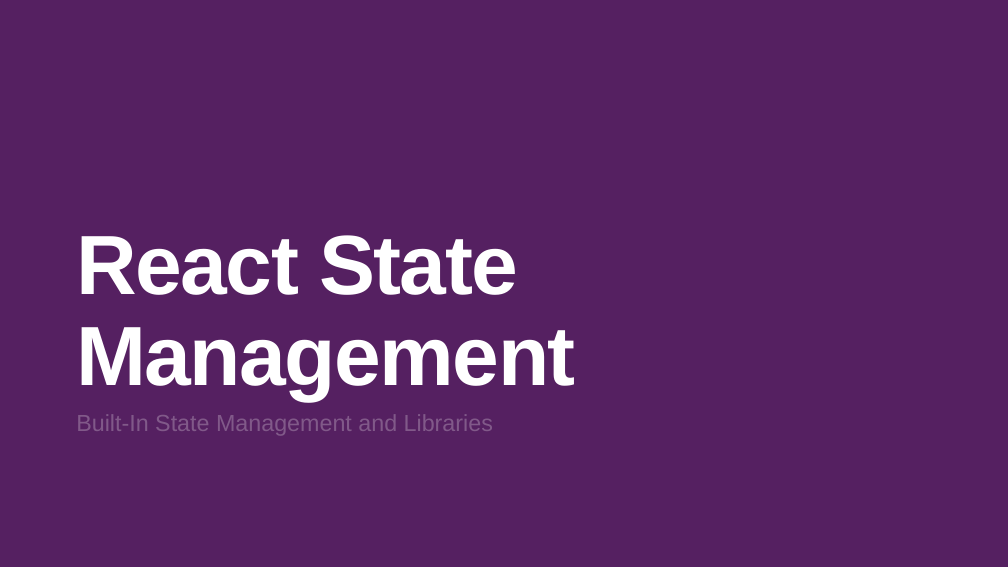
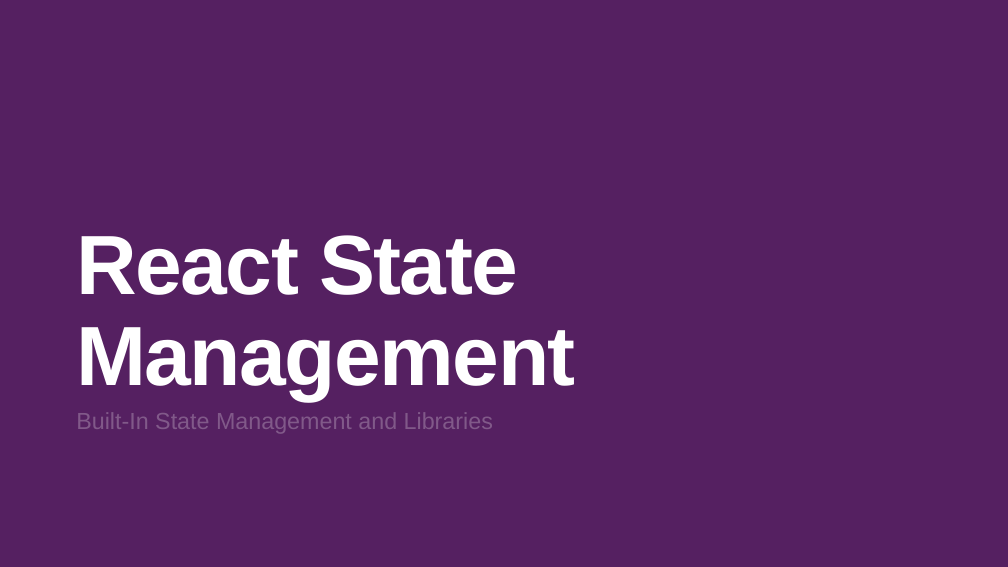
Before and after one commit to davidlambl/Lunch-and-Learns, a slide deck: slide 1 of Powerpoint Deck/React-State-Management.pptx. Drawn at 1008x567 pixels with LibreOffice and Linux fonts; fonts in the diff are those of the drawing. Boxes give left, top, right and bottom in pixels: in the first picture for what was removed or moved away, otherwise in the second. Text is boxed around its words. In the diff, an @@ line names an element or a change of style, - is before the commit and + after.

Commit message:
deck updates

```diff
--- a/Powerpoint Deck/React-State-Management.pptx
+++ b/Powerpoint Deck/React-State-Management.pptx
@@ text "Built-In State Management and Libraries" at (x1=76, y1=412, x2=493, y2=434): line spacing 0.8 to 0.7 @@
```
Also in this commit, not shown: 1 slide added.
